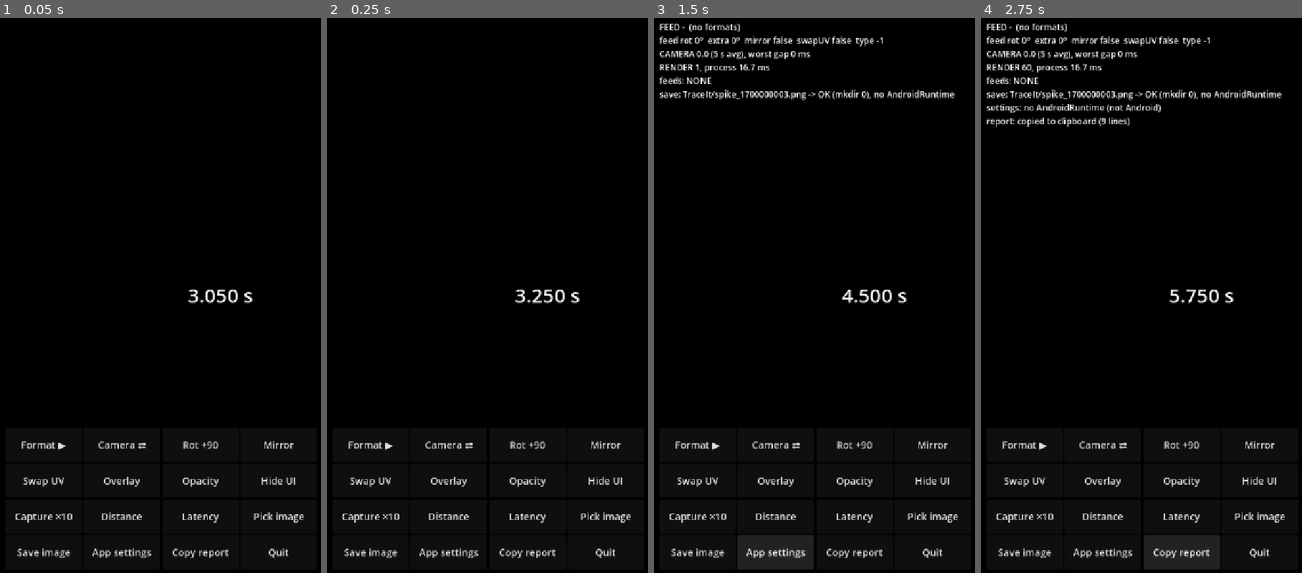
Above: before the commit, frames 1-4 (left to right).
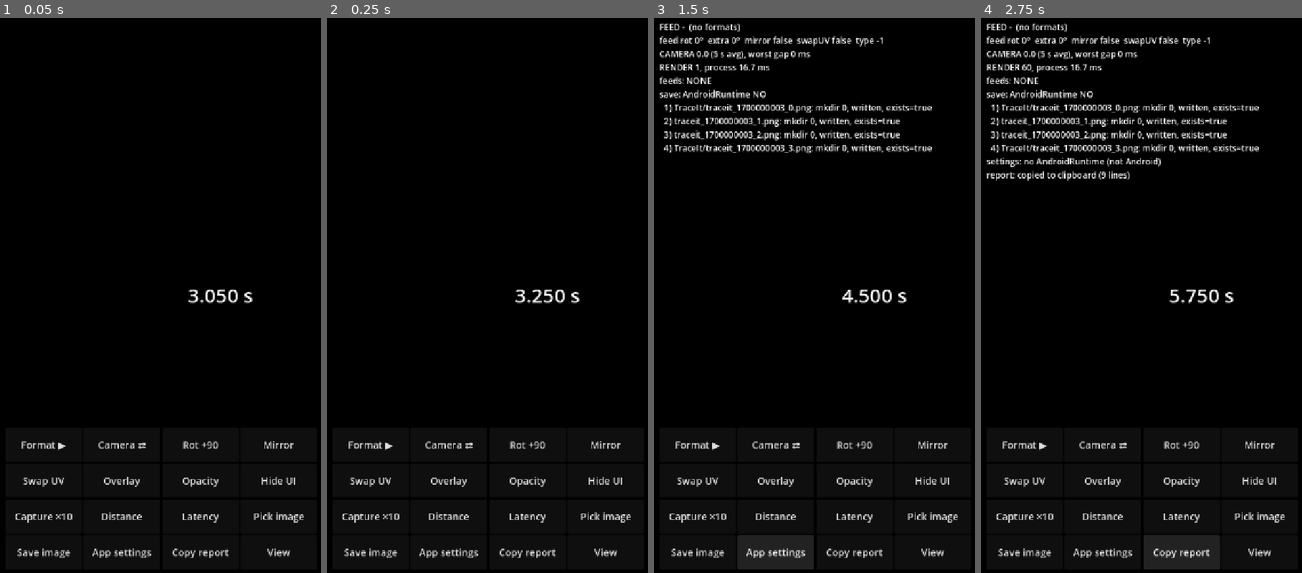
Above: after the commit, the same moments.

Repository: voodoo-nicolas/voodoo-game-hub
Game: Godot game, scene res://camera_spike.tscn
The game is run twice, just before and just after one commit, with the same random seed, the same clock (stepped at 60 frames per second) and the same inputs.
Inputs:
- Up to frame 1 (0.05 s): no input
- Up to frame 2 (0.25 s): no input
- Up to frame 3 (1.5 s): click "Save image" at 0.5 s; click "App settings" at 1.25 s
- Up to frame 4 (2.75 s): click "Copy report" at 2 s

The runs differ from the first frame. In frame 1, less than 0.1% of the frame differs, in the area x 83-91%, y 95-98%; in frame 2, less than 0.1%; in frame 3, 3.2%; in frame 4, 4.0%, in the area x 1-94%, y 12-98%.

Commit message:
Trace It spike v2: bind camera textures after the feed exists
v1 on a Galaxy A52 showed Godot's placeholder texture instead of the
camera: ShaderMaterial keeps a texture's RID from the moment it is set,
and a CameraTexture without a live feed returns a placeholder. Also adds
a Y/CbCr debug view, a light reading next to the fps, and tries four
save locations.

Co-Authored-By: Claude Opus 5.5 <noreply@anthropic.com>

Diff:
--- a/tools/camera_spike/camera_spike.gd
+++ b/tools/camera_spike/camera_spike.gd
@@ -33,6 +33,7 @@
 var extra_rot := 0                    # manual 90-degree steps on top of feed_transform
 var mirror := false
 var swap_uv := false
+var view_mode := 0                    # 0 color, 1 Y only, 2 CbCr only
 var overlay_style := 2                # 0 original, 1 gray, 2 line art, 3 inverted
 var overlay_opacity := 0.5
 var frame_times: Array = []           # usec of recent frames
@@ -55,6 +56,7 @@
 uniform sampler2D c_tex : filter_linear;
 uniform bool rgb_mode = false;
 uniform bool swap_uv = false;
+uniform int view_mode = 0;
 uniform vec2 bx = vec2(1.0, 0.0);
 uniform vec2 by = vec2(0.0, 1.0);
 void fragment() {
@@ -66,7 +68,9 @@
 		float y = texture(y_tex, cuv).r;
 		vec2 c = texture(c_tex, cuv).rg - 0.5;
 		if (swap_uv) { c = c.yx; }
-		COLOR = vec4(y + 1.402 * c.y, y - 0.344136 * c.x - 0.714136 * c.y, y + 1.772 * c.x, 1.0);
+		if (view_mode == 1) { COLOR = vec4(vec3(y), 1.0); }
+		else if (view_mode == 2) { COLOR = vec4(c + 0.5, 0.5, 1.0); }
+		else COLOR = vec4(y + 1.402 * c.y, y - 0.344136 * c.x - 0.714136 * c.y, y + 1.772 * c.x, 1.0);
 	}
 }
 """
@@ -214,6 +218,7 @@
 	y_tex.which_feed = CameraServer.FEED_Y_IMAGE
 	c_tex.camera_feed_id = feed.get_id()
 	c_tex.which_feed = CameraServer.FEED_CBCR_IMAGE
+	_bind_textures()
 	frame_times.clear()
 	feed.feed_is_active = true
 	_log("active", "%s %s" % [feed.get_name(), _fmt_text()] if feed.feed_is_active else "activation FAILED")
@@ -228,7 +233,15 @@
 
 
 func _on_format_changed() -> void:
+	_bind_textures()
 	_layout_view()
+
+
+# Must run after camera_feed_id is set: the material keeps the texture's RID
+# from the moment the parameter is assigned, not the CameraTexture itself.
+func _bind_textures() -> void:
+	view_mat.set_shader_parameter("y_tex", y_tex)
+	view_mat.set_shader_parameter("c_tex", c_tex)
 
 
 func _on_frame() -> void:
@@ -298,8 +311,6 @@
 	view_mat = ShaderMaterial.new()
 	view_mat.shader = Shader.new()
 	view_mat.shader.code = VIEW_SHADER
-	view_mat.set_shader_parameter("y_tex", y_tex)
-	view_mat.set_shader_parameter("c_tex", c_tex)
 	view.material = view_mat
 	add_child(view)
 
@@ -362,7 +373,7 @@
 		["Format ▶", _next_format], ["Camera ⇄", _next_camera], ["Rot +90", _rot], ["Mirror", _toggle_mirror],
 		["Swap UV", _toggle_swap], ["Overlay", _next_style], ["Opacity", _next_opacity], ["Hide UI", _hide_ui],
 		["Capture ×10", _bench_capture], ["Distance", _bench_distance], ["Latency", _start_latency], ["Pick image", _pick_image],
-		["Save image", _save_image], ["App settings", _open_settings], ["Copy report", _copy_report], ["Quit", get_tree().quit],
+		["Save image", _save_image], ["App settings", _open_settings], ["Copy report", _copy_report], ["View", _next_view],
 	]:
 		var btn := Button.new()
 		btn.text = spec[0]
@@ -430,6 +441,10 @@
 		for i in range(1, frame_times.size()):
 			gap = maxf(gap, (int(frame_times[i]) - int(frame_times[i - 1])) / 1000.0)
 	var rot := rad_to_deg(feed.feed_transform.get_rotation()) if feed else 0.0
+	if feed and feed.feed_is_active and frames_total > 0 and lat_phase == "":
+		var m := _frame_mean()
+		if m >= 0:
+			results["light"] = "mean Y %d/255 at screen centre" % int(m)
 	results["camera fps"] = "%.1f (5 s avg), worst gap %d ms" % [cam_fps, int(gap)]
 	results["render fps"] = "%d, process %.1f ms" % [Engine.get_frames_per_second(), Performance.get_monitor(Performance.TIME_PROCESS) * 1000.0]
 	var lines := PackedStringArray()
@@ -492,6 +507,12 @@
 	overlay_opacity = fmod(overlay_opacity + 0.25, 1.25)
 	_log("opacity", "%d%%" % int(overlay_opacity * 100))
 	_apply_overlay()
+
+
+func _next_view() -> void:
+	view_mode = (view_mode + 1) % 3
+	view_mat.set_shader_parameter("view_mode", view_mode)
+	_log("view", ["color", "Y plane only", "CbCr only"][view_mode])
 
 
 func _hide_ui() -> void:
@@ -700,9 +721,10 @@
 
 func _on_picked(status: bool, paths: PackedStringArray, _filter: int) -> void:
 	if not status or paths.is_empty():
-		_log("pick", "cancelled")
+		_log("pick", "nothing picked (status %s, %d paths)" % [status, paths.size()])
 		return
 	var path := paths[0]
+	_log("pick", "got %s" % path)
 	var t0 := Time.get_ticks_msec()
 	var img := Image.load_from_file(path)
 	var how := "load_from_file"
@@ -722,22 +744,39 @@
 
 
 func _save_image() -> void:
-	var img: Image = y_tex.get_image() if feed and feed.feed_is_active else _test_picture()
+	var img: Image = y_tex.get_image() if feed and feed.feed_is_active else null
 	if img == null or img.is_empty():
 		img = _test_picture()
 	if img.get_format() == Image.FORMAT_R8:
 		img.convert(Image.FORMAT_L8)
-	var dir := OS.get_system_dir(OS.SYSTEM_DIR_PICTURES).path_join("TraceIt")
-	var mk := DirAccess.make_dir_recursive_absolute(dir)
-	var file := dir.path_join("spike_%d.png" % int(Time.get_unix_time_from_system()))
-	var err := img.save_png(file)
-	var scanned := "no AndroidRuntime"
+	var buf := img.save_png_to_buffer()
+	var stamp := int(Time.get_unix_time_from_system())
 	var rt: Object = Engine.get_singleton("AndroidRuntime") if Engine.has_singleton("AndroidRuntime") else null
-	if err == OK and rt:
-		var msc = JavaClassWrapper.wrap("android.media.MediaScannerConnection")
-		msc.scanFile(rt.getActivity(), PackedStringArray([file]), PackedStringArray(["image/png"]), null)
-		scanned = "media scan requested"
-	_log("save", "%s -> %s (mkdir %d), %s" % [file, "OK" if err == OK else "ERROR %d" % err, mk, scanned])
+	var out := PackedStringArray(["AndroidRuntime %s" % ("yes" if rt else "NO")])
+	var dirs := [
+		OS.get_system_dir(OS.SYSTEM_DIR_PICTURES).path_join("TraceIt"),
+		OS.get_system_dir(OS.SYSTEM_DIR_PICTURES),
+		OS.get_system_dir(OS.SYSTEM_DIR_DCIM),
+		OS.get_system_dir(OS.SYSTEM_DIR_DOCUMENTS).path_join("TraceIt"),
+	]
+	for k in dirs.size():
+		var d: String = dirs[k]
+		var mk := DirAccess.make_dir_recursive_absolute(d)
+		var file := d.path_join("traceit_%d_%d.png" % [stamp, k])
+		var res := ""
+		var f := FileAccess.open(file, FileAccess.WRITE)
+		if f == null:
+			res = "open error %d" % FileAccess.get_open_error()
+		else:
+			f.store_buffer(buf)
+			f.close()
+			res = "written, exists=%s" % FileAccess.file_exists(file)
+			if rt:
+				var msc = JavaClassWrapper.wrap("android.media.MediaScannerConnection")
+				msc.scanFile(rt.getActivity(), PackedStringArray([file]), PackedStringArray(["image/png"]), null)
+				res += ", scanned"
+		out.append("%d) %s: mkdir %d, %s" % [k + 1, file.trim_prefix("/storage/emulated/0/"), mk, res])
+	_log("save", "\n  ".join(out))
 
 
 func _open_settings() -> void:
Not shown, changed: tools/camera_spike/export_presets.cfg
Not shown, changed: tools/camera_spike/README.md
